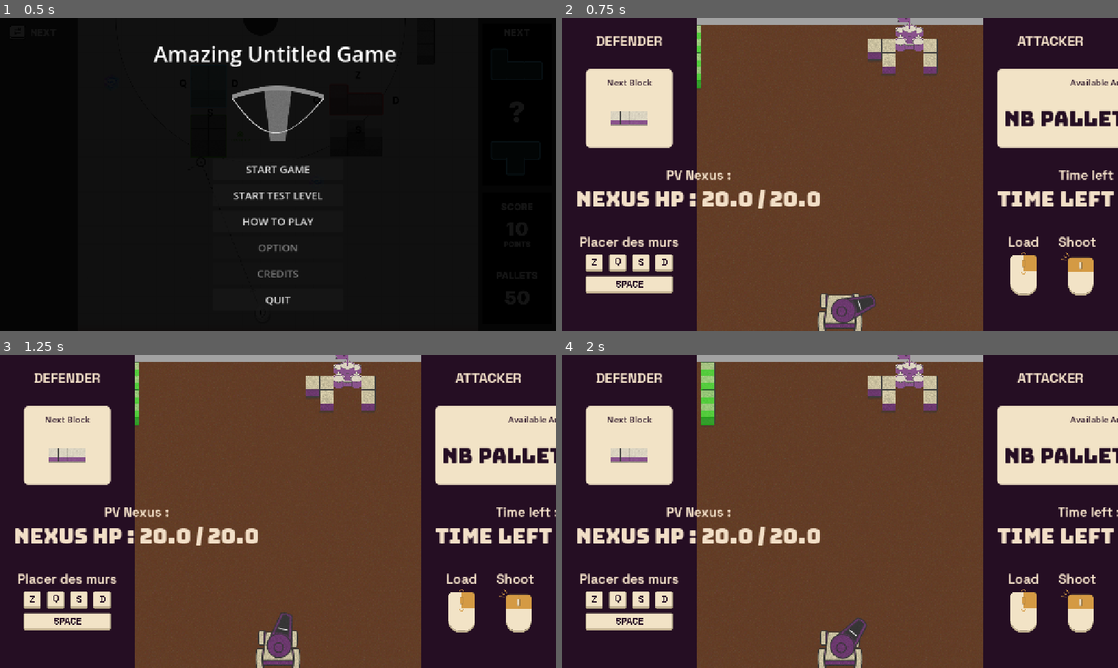
Above: before the commit, frames 1-4 (two rows, left to right).
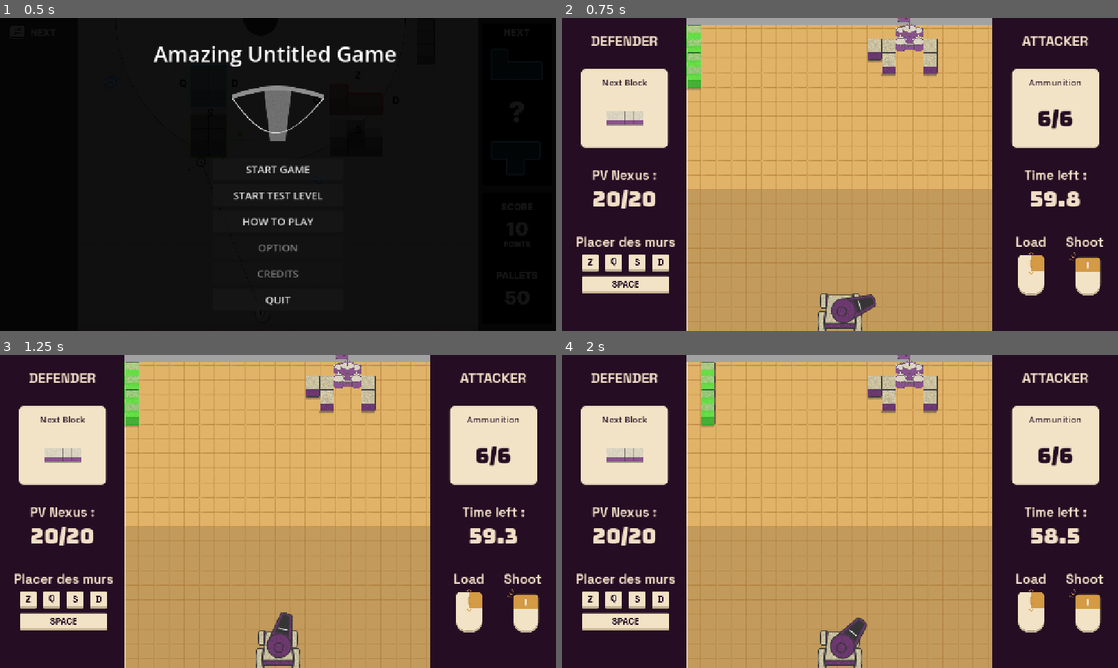
Above: after the commit, the same moments.

Repository: Angele-Bzl/construction
Game: Godot game, scene res://Scenes/title_screen.tscn
Same seed, same stepped clock (60 frames per second), same inputs: the game is played once before the commit and once after it.
Inputs (mouse positions are in pixels of both pictures, inside the frame that each line leads up to):
- Up to frame 1 (0.5 s): no input
- Up to frame 2 (0.75 s): click "START GAME" at 0.5 s
- Up to frame 3 (1.25 s): no input
- Up to frame 4 (2 s): move the mouse to (962, 495) at 1.27 s; hold D (right) from 1.28 s (still down); click (962, 495) at 1.35 s

Frame 1 is identical in both runs. In frame 2, 59% of the frame differs, in the area x 2-100%, y 0-100%; in frame 3, 59%; in frame 4, 58%.

Commit message:
Block polish

Diff:
--- a/construction/Prefabs/BlockPrefabs/block.tscn
+++ b/construction/Prefabs/BlockPrefabs/block.tscn
@@ -8,6 +8,7 @@
 [ext_resource type="Texture2D" uid="uid://cbuotl3u3jdii" path="res://Assets/Items/drop shadow block.png" id="4_83mfk"]
 [ext_resource type="Texture2D" uid="uid://c4esbcd4r2j34" path="res://Assets/Items/Brick top dmg2.png" id="5_50g0k"]
 [ext_resource type="Texture2D" uid="uid://b7ystat3qjb4c" path="res://Assets/Items/Brick top dmg1.png" id="6_xrj2c"]
+[ext_resource type="Texture2D" uid="uid://bcho8brawggwj" path="res://Assets/Items/Stones.png" id="8_ha7bv"]
 
 [sub_resource type="Animation" id="Animation_83mfk"]
 resource_name = "Impact"
@@ -27,7 +28,7 @@
 
 [sub_resource type="Animation" id="Animation_d7qm1"]
 resource_name = "Impact_nexus"
-length = 0.39999999999999997
+length = 0.4
 tracks/0/type = "value"
 tracks/0/imported = false
 tracks/0/enabled = true
@@ -119,4 +120,9 @@
 offset_bottom = 16.0
 color = Color(1, 1, 1, 0.5058824)
 
+[node name="RuinSprite" type="Sprite2D" parent="." unique_id=402614586]
+visible = false
+scale = Vector2(0.3018868, 0.29090908)
+texture = ExtResource("8_ha7bv")
+
 [connection signal="body_entered" from="." to="." method="_on_body_entered"]
--- a/construction/Prefabs/Manager/AudioManager.tscn
+++ b/construction/Prefabs/Manager/AudioManager.tscn
@@ -8,6 +8,7 @@
 [ext_resource type="AudioStream" uid="uid://7rtrf7jryvhu" path="res://Sounds/SFX/click.wav" id="4_soxdg"]
 [ext_resource type="AudioStream" uid="uid://wt2gofjaengm" path="res://Sounds/SFX/bomb_fuse.wav" id="5_bmuej"]
 [ext_resource type="AudioStream" uid="uid://csrxasrsyu6cu" path="res://Sounds/SFX/cannon.wav" id="6_wy23a"]
+[ext_resource type="AudioStream" uid="uid://bsf1swpapa4xj" path="res://Sounds/SFX/bricks_falling.wav" id="9_in36k"]
 
 [node name="AudioManager" type="Node" unique_id=967250193]
 script = ExtResource("1_5um5d")
@@ -43,3 +44,7 @@
 [node name="CannonSFX" type="AudioStreamPlayer" parent="SFX" unique_id=2082462506]
 stream = ExtResource("6_wy23a")
 bus = &"SFX"
+
+[node name="BlockDestroyedSFX" type="AudioStreamPlayer" parent="SFX" unique_id=1037996305]
+stream = ExtResource("9_in36k")
+bus = &"SFX"
--- a/construction/Prefabs/UI/hud.tscn
+++ b/construction/Prefabs/UI/hud.tscn
@@ -33,10 +33,10 @@
 script = ExtResource("1_lepgj")
 
 [node name="PanelDefender" type="PanelContainer" parent="." unique_id=1881136469]
-custom_minimum_size = Vector2(310, 720)
-custom_maximum_size = Vector2(310, 720)
+custom_minimum_size = Vector2(288, 720)
+custom_maximum_size = Vector2(288, 720)
 layout_mode = 1
-offset_right = 310.0
+offset_right = 300.0
 offset_bottom = 720.0
 theme_override_styles/panel = SubResource("StyleBoxFlat_7bsgg")
 
@@ -147,8 +147,8 @@
 stretch_mode = 5
 
 [node name="PanelAttacker" type="PanelContainer" parent="." unique_id=1282201895]
-custom_minimum_size = Vector2(310, 720)
-custom_maximum_size = Vector2(310, 720)
+custom_minimum_size = Vector2(288, 720)
+custom_maximum_size = Vector2(288, 720)
 layout_mode = 1
 anchors_preset = 1
 anchor_left = 1.0
@@ -160,9 +160,9 @@
 
 [node name="MarginAttacker" type="MarginContainer" parent="PanelAttacker" unique_id=1463767462]
 layout_mode = 2
-theme_override_constants/margin_left = 32
+theme_override_constants/margin_left = 28
 theme_override_constants/margin_top = 32
-theme_override_constants/margin_right = 32
+theme_override_constants/margin_right = 28
 theme_override_constants/margin_bottom = 32
 
 [node name="AttackerInfoPanel" type="VBoxContainer" parent="PanelAttacker/MarginAttacker" unique_id=1683107483]
@@ -202,7 +202,7 @@
 size_flags_vertical = 0
 theme = ExtResource("3_omdad")
 theme_override_font_sizes/font_size = 20
-text = "Available Ammunition"
+text = "Ammunition"
 horizontal_alignment = 1
 vertical_alignment = 1
 
--- a/construction/Scenes/main_scene.tscn
+++ b/construction/Scenes/main_scene.tscn
@@ -4,13 +4,13 @@
 [ext_resource type="Script" uid="uid://dsqc6qustfk5v" path="res://Scripts/levelManager.gd" id="1_m1efj"]
 [ext_resource type="PackedScene" uid="uid://btth67ioelhyt" path="res://Prefabs/UI/hud.tscn" id="2_m1efj"]
 [ext_resource type="Script" uid="uid://bait0803872ov" path="res://Scripts/camera.gd" id="2_mai8y"]
-[ext_resource type="Texture2D" uid="uid://mgubiq2qcmbv" path="res://Assets/Placeholders/placeholder_ground.png" id="2_x6ack"]
 [ext_resource type="PackedScene" uid="uid://dui6mev36aftd" path="res://Prefabs/UI/end_screen.tscn" id="3_76v2p"]
 [ext_resource type="Texture2D" uid="uid://b6sedyukr0b27" path="res://Assets/Placeholders/placeholder_wall.png" id="3_iacmt"]
 [ext_resource type="PackedScene" uid="uid://cfubmk7s40qls" path="res://Prefabs/CrossbowPrefabs/crossbow.tscn" id="4_x6ack"]
 [ext_resource type="PackedScene" uid="uid://dmm0qqj4gh5up" path="res://Prefabs/BlockPrefabs/block.tscn" id="5_iacmt"]
 [ext_resource type="Texture2D" uid="uid://cpe6nep6cxb5l" path="res://Assets/Items/Canon base.png" id="5_maf8m"]
 [ext_resource type="PackedScene" uid="uid://ct3oijw5r6wfs" path="res://Prefabs/BlockPrefabs/nexus.tscn" id="6_6ev3c"]
+[ext_resource type="Texture2D" uid="uid://cfm157hsvuylg" path="res://Assets/Items/Background.png" id="7_76v2p"]
 
 [sub_resource type="RectangleShape2D" id="RectangleShape2D_76v2p"]
 size = Vector2(14, 720)
@@ -38,6 +38,7 @@
 [node name="HUD" parent="." unique_id=1297925502 instance=ExtResource("2_m1efj")]
 offset_right = 1280.0
 offset_bottom = 720.0
+theme = null
 
 [node name="Background" type="Sprite2D" parent="." unique_id=2005764036]
 visible = false
@@ -52,8 +53,9 @@
 offset_bottom = 684.8
 scale = Vector2(1.0887729, 1.0526316)
 mouse_filter = 2
-texture = ExtResource("2_x6ack")
+texture = ExtResource("7_76v2p")
 expand_mode = 1
+stretch_mode = 1
 
 [node name="Walls" type="Node2D" parent="." unique_id=1550099786]
 
@@ -103,6 +105,7 @@
 shape = SubResource("RectangleShape2D_13qdw")
 
 [node name="Nexus" parent="." unique_id=407422604 instance=ExtResource("6_6ev3c")]
+ruin_texture = null
 
 [node name="BlockContainer" type="Node2D" parent="." unique_id=1674226568]
 
--- a/construction/Scripts/Manager/audio_manager.gd
+++ b/construction/Scripts/Manager/audio_manager.gd
@@ -7,6 +7,7 @@
 @onready var click_sfx : AudioStreamPlayer = $SFX/ClickSFX
 @onready var bomb_fuse_sfx : AudioStreamPlayer = $SFX/BombFuseSFX
 @onready var cannon_sfx : AudioStreamPlayer = $SFX/CannonSFX
+@onready var block_destroyed_sfx : AudioStreamPlayer = $SFX/BlockDestroyedSFX
 
 @onready var game_music : AudioStreamPlayer = $Music/GameMusic
 @onready var main_menu_music = $Music/MainMenuMusic
--- a/construction/Scripts/block.gd
+++ b/construction/Scripts/block.gd
@@ -6,6 +6,7 @@
 @onready var filter = $ColorFilter
 @onready var block_detection = $BlockDetection
 @onready var impact_animation = $BlockSprite/AnimationPlayer
+@onready var ruin_sprite = $RuinSprite
 
 @export var max_hp : float = 3.0
 
@@ -43,8 +44,9 @@
 	block_top.self_modulate = Color(1,hp_ratio,hp_ratio)
 	if textures.size() == top_textures.size():
 		for i in range(0,textures.size()-1):
-			var ratio : float = i/textures.size()
-			if hp_ratio >= ratio:
+			var ratio : float = float(i)/float(textures.size())
+			if hp_ratio > ratio:
+				print(ratio)
 				block_sprite.texture = textures[i]
 				block_top.texture = top_textures[i]
 
@@ -71,5 +73,22 @@
 		filter.modulate = Color(1,0,0)
 
 func die():
+	switch_collision_activation(false)
+	ruin_sprite.visible = true
+	ruin_sprite.modulate.a = 0
+
+	AudioManager.block_destroyed_sfx.play()
 	GlobalManager.trigger_medium_screenshake.emit()
+	var tamp_position = block_sprite.global_position
+	var tween = create_tween()
+	tween.set_parallel()
+	tween.tween_property(block_sprite,"global_position",Vector2(tamp_position.x,tamp_position.y + 20),0.2).set_ease(Tween.EASE_IN_OUT).set_trans(Tween.TRANS_BOUNCE)
+	#tween.tween_property(block_sprite,"scale",Vector2(1.1,1.1),0.2).set_ease(Tween.EASE_IN).set_trans(Tween.TRANS_LINEAR)
+	tween.tween_property(block_sprite,"modulate",Color(1,1,1,0),0.2).set_ease(Tween.EASE_IN).set_trans(Tween.TRANS_LINEAR)
+
+	tween.tween_property(ruin_sprite,"modulate",Color(1,1,1,1),0.2).set_ease(Tween.EASE_OUT).set_trans(Tween.TRANS_LINEAR)
+	tween.tween_property(ruin_sprite,"modulate",Color(1,1,1,0),4.0).set_ease(Tween.EASE_OUT).set_trans(Tween.TRANS_LINEAR).set_delay(2.0)
+
+	await get_tree().create_timer(7.0).timeout
+
 	queue_free()
--- a/construction/Scripts/bullet.gd
+++ b/construction/Scripts/bullet.gd
@@ -13,7 +13,6 @@
 		var collider = collision_info.get_collider()
 
 		if collider:
-			print(str(collider.name) + " : je suis touché par " + str(name))
 			#si c'est un block, on lui dit de gérer ses collisions de son côté, avec la balle en paramètre
 			if collider is Block:
 				collider.is_collided.emit(self)
--- a/construction/Scripts/end_screen.gd
+++ b/construction/Scripts/end_screen.gd
@@ -23,6 +23,7 @@
 func _on_retry_button_pressed():
 	get_tree().paused = false
 	AudioManager.fade_out(AudioManager.game_music)
+	AudioManager.bomb_fuse_sfx.stop()
 	GlobalManager.reset_game_parameters()
 	Attacker.reset_game_parameters()
 	Defender.reset_game_parameters()
--- a/construction/Scripts/hud.gd
+++ b/construction/Scripts/hud.gd
@@ -14,10 +14,10 @@
 
 func _process(delta):
 	if tamp_nexus_hp != Defender.nexus_hp:
-		nexus_hp_label.text = "Nexus HP : " + str(Defender.nexus_hp) + " / " + str(Defender.nexus_max_hp)
+		nexus_hp_label.text = str(Defender.nexus_hp).pad_decimals(0) + "/" + str(Defender.nexus_max_hp).pad_decimals(0)
 	if tamp_pallets != Attacker.stock:
-		nb_pallets_label.text = "Nb pallets left : " + str(Attacker.stock)
-	timer_label.text = "Time left : " + str(GlobalManager.timer.time_left).pad_decimals(1)
+		nb_pallets_label.text = str(Attacker.stock) + "/" + str(Attacker.starting_stock)
+	timer_label.text = str(GlobalManager.timer.time_left).pad_decimals(1)
 
 	update_tamps()
 
Not shown, added: construction/Assets/Items/Background.png.import
Not shown, added: construction/Assets/Items/Stones.png.import
Not shown, added: construction/Sounds/SFX/bricks_falling.wav.import
Not shown, added: construction/Sounds/SFX/bricks_falling.wav
